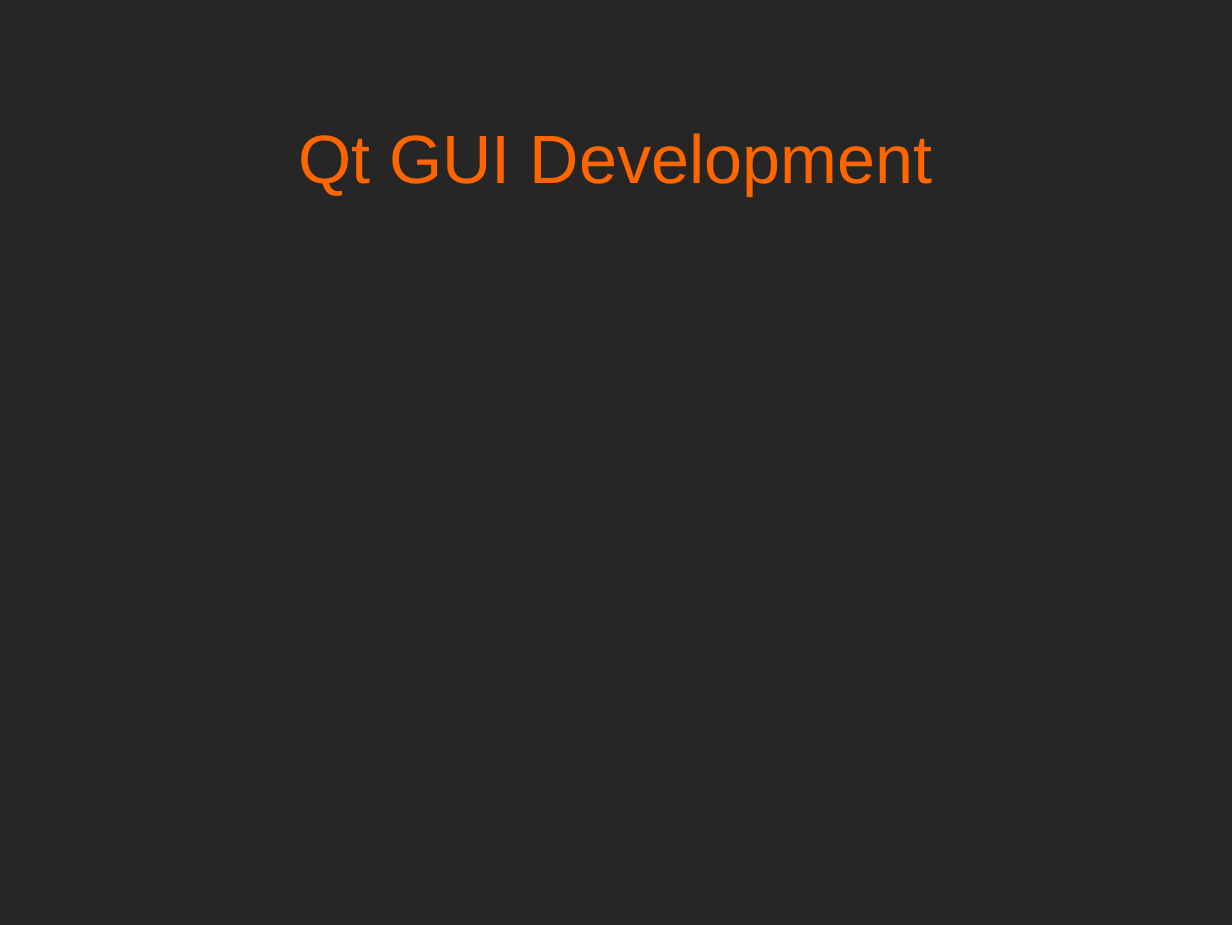
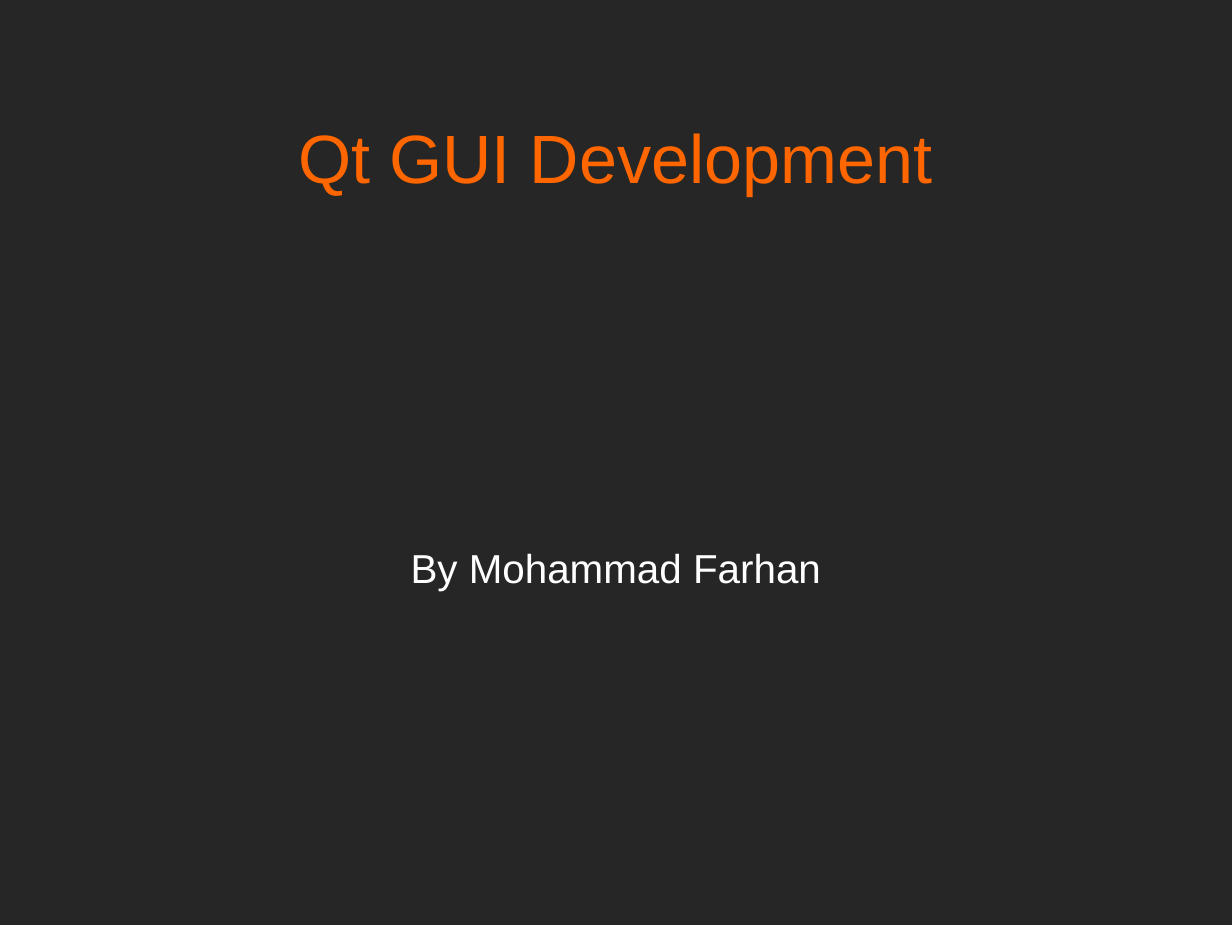
Before and after one commit to mfarhan12/qt-presentation, a slide deck: slide 1 of OPAG QT Presentation.odp. Drawn at 1232x925 pixels with LibreOffice and Linux fonts; fonts in the diff are those of the drawing. Boxes give left, top, right and bottom in pixels: in the first picture for what was removed or moved away, otherwise in the second. Text is boxed around its words. In the diff, an @@ line names an element or a change of style, - is before the commit and + after.

```diff
--- a/OPAG QT Presentation.odp
+++ b/OPAG QT Presentation.odp
@@ text added at [411, 553, 821, 590], 26 pt, text #FFFFFF @@
+By Mohammad Farhan
```
Also in this commit, not shown: 13 other slides changed, 1 slide added, 4 other files.
